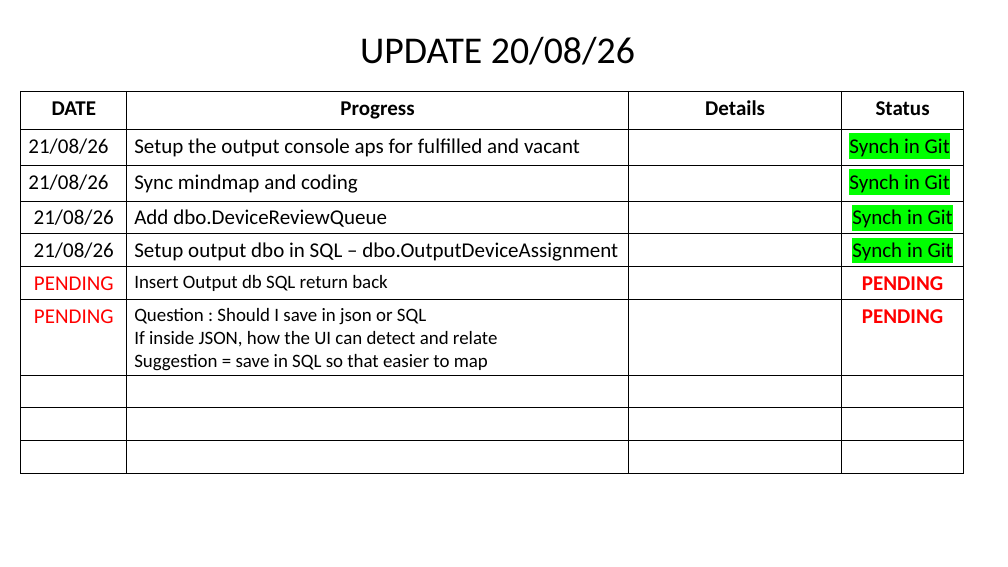
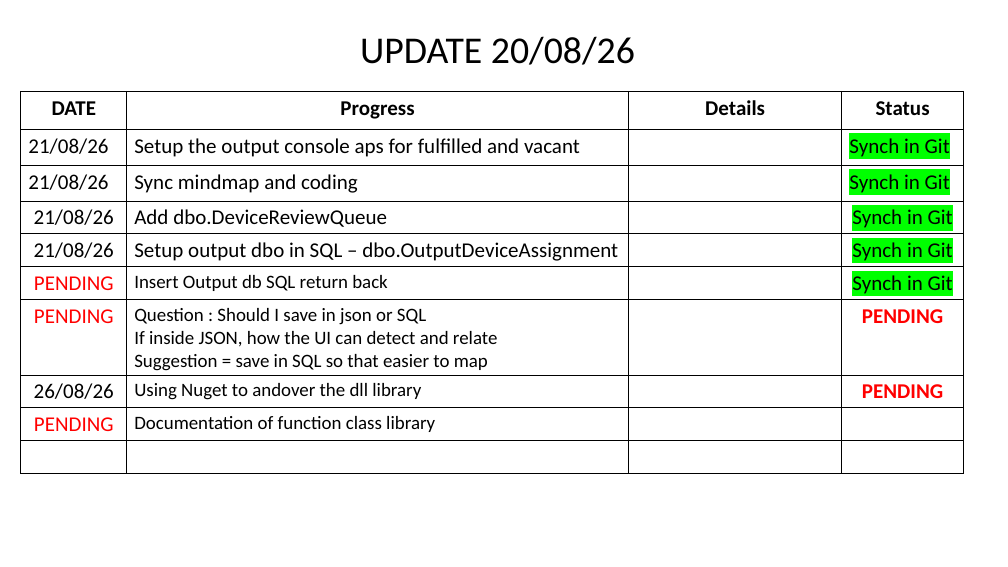
Before and after one commit to Syaziyah30/DeviceCluster, a slide deck: slide 11 of 1.training_model/supplementary/Device Identifier 20260717.pptx. Drawn at 1008x567 pixels with LibreOffice and Linux fonts; fonts in the diff are those of the drawing. Boxes give left, top, right and bottom in pixels: in the first picture for what was removed or moved away, otherwise in the second. Text is boxed around its words. In the diff, an @@ line names an element or a change of style, - is before the commit and + after.

```diff
--- a/1.training_model/supplementary/Device Identifier 20260717.pptx
+++ b/1.training_model/supplementary/Device Identifier 20260717.pptx
@@ table at (21,91,964,473) @@
-row 6, column 4: PENDING
+row 6, column 4: Synch in Git
+row 8: 26/08/26 | Using Nuget to andover the dll library |  | PENDING
+row 9: PENDING | Documentation of function class library |  | 
-row 9:  |  |  | 
-row 10:  |  |  | 
```
Also in this commit, not shown: 4 other files.
